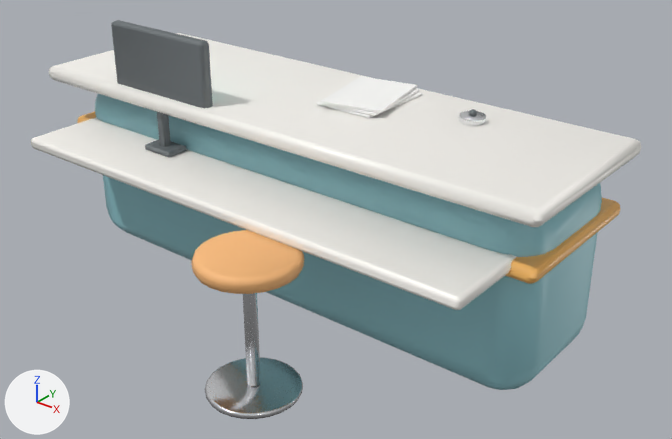
Before and after pictures for a commit that changed the glTF model assets/modelos/tp/recepcion.glb.
One viewpoint serves both versions: a 50 mm lens placed at (1.801, -2.114, 1.601), pointed at (0.184, -0.093, 0.348). The axes (+X, +Y, +Z) are drawn at lower left. The lights are the same throughout. The picture after the commit comes second. Where no turn or scale is listed for an object, it has been applied to the vertices. Vertices at exactly the same position are counted once.

In view in the first picture: 'encimera', 'form2', 'franja', 'frente', 'mesa_baja', 'mon_cuerpo', 'tab_asiento', 'tab_base', 'tab_pie' and 6 more.
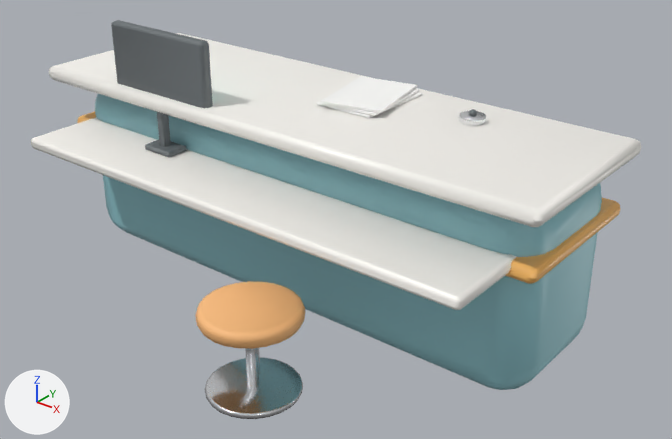
Boxes (x1, y1, x2, y2) around the edits, measured in the pictures (672 x 439 px; the box of a moved part takes in the faces that stretch with it):
```json
{"object": "tab_asiento", "change": "moved", "before": [191, 230, 304, 294], "after": [195, 281, 305, 349]}
{"part": 1, "of": "me_cylinder_002", "change": "moved or reshaped", "before": [243, 293, 261, 387], "after": [245, 348, 261, 388]}
```

The change, as JSON lines over the scene's bpy script:
```json
{"block": "me_cylinder_002", "where": "# used by ob_tab_pie; location = (0.25, -0.55, 0.21)"}
{"op": "remove", "block": "me_cylinder_002", "code": "me_cylinder_002.from_pydata(...)  # 72 vertices, 140 faces; spans x -0.02..0.02, y -0.02..0.02, z -0.19..0.19"}
{"op": "add", "block": "me_cylinder_002", "code": "me_cylinder_002.from_pydata(...)  # 72 vertices, 140 faces; spans x -0.02..0.02, y -0.02..0.02, z -0.115..0.115"}
{"block": "me_cylinder_002", "change": "me_cylinder_002 part 1: all 36 vertices in x -0.02..0.02, y -0.02..0.02, z -0.19..-0.182 are moved by (0.0, 0.0, 0.075)"}
{"block": "me_cylinder_002", "change": "other edits to the shape of me_cylinder_002 do not show in these pictures"}
{"op": "set", "path": "ob_tab_asiento.location", "old": "(0.25, -0.55, 0.42)", "new": "(0.25, -0.55, 0.255)"}
```
